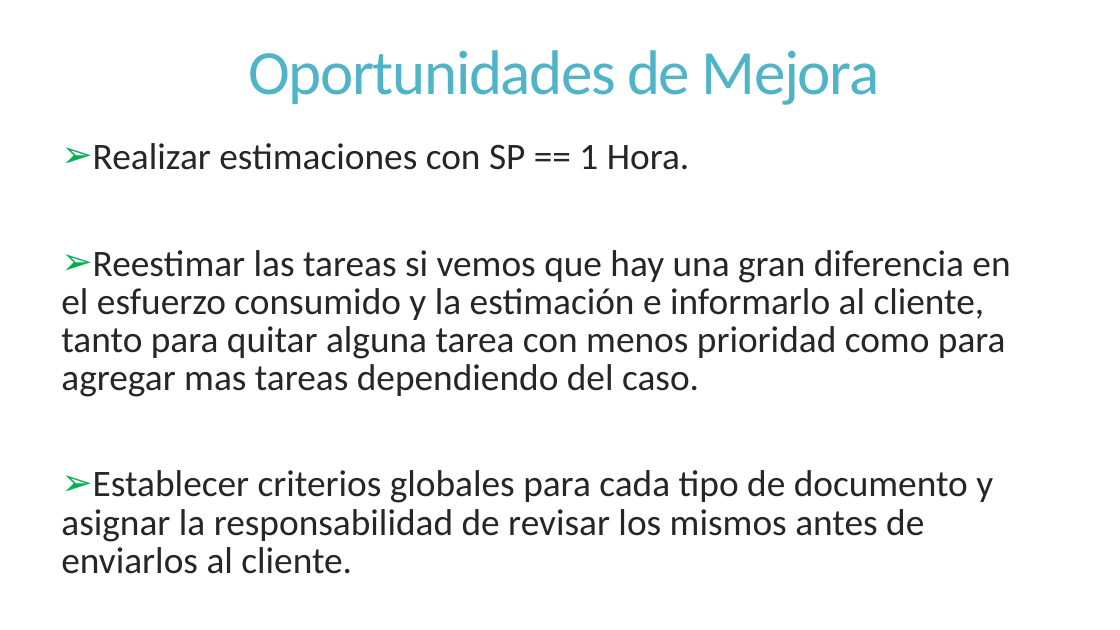
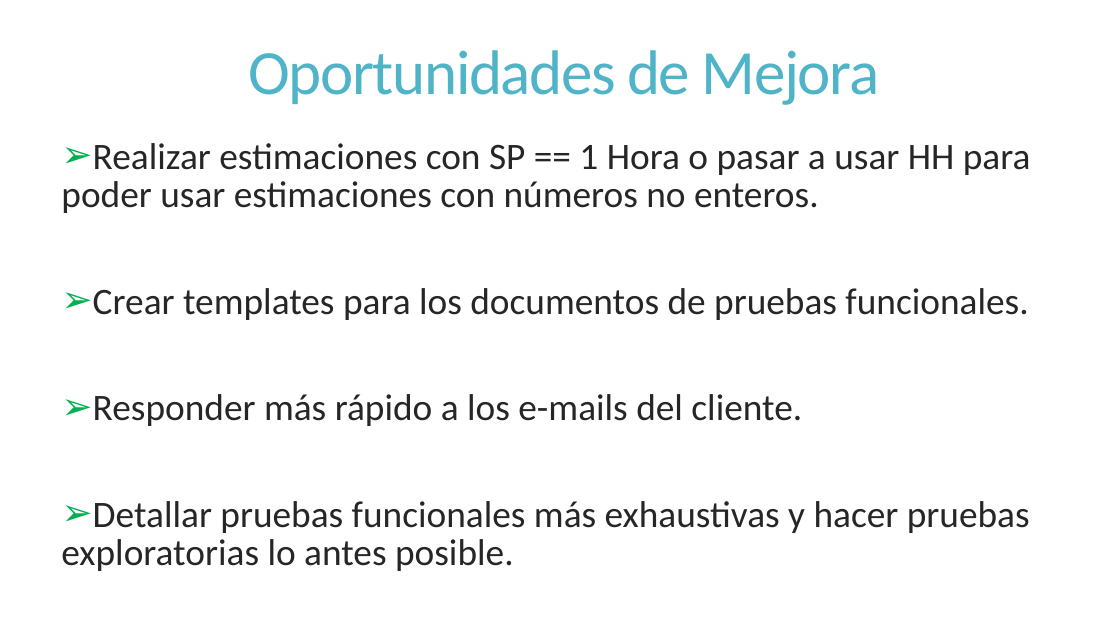
Before and after one commit to dschenkelman/a-malazan-wolvering, a slide deck: slide 20 of docs/Reuniones/Sprint 3/Reunion Formal 20131021/Reunion Formal.pptx. Drawn at 1120x630 pixels with LibreOffice and Linux fonts; fonts in the diff are those of the drawing. Boxes give left, top, right and bottom in pixels: in the first picture for what was removed or moved away, otherwise in the second. Text is boxed around its words. In the diff, an @@ line names an element or a change of style, - is before the commit and + after.

```diff
--- a/docs/Reuniones/Sprint 3/Reunion Formal 20131021/Reunion Formal.pptx
+++ b/docs/Reuniones/Sprint 3/Reunion Formal 20131021/Reunion Formal.pptx
@@ text at (61,143,1031,533): text changed @@
-➢ Realizar estimaciones con SP == 1 Hora.
-➢ Reestimar las tareas si vemos que hay una gran diferencia en el esfuerzo consumido y la estimación e informarlo al cliente, tanto para quitar alguna tarea con menos prioridad como para agregar mas tareas dependiendo del caso.
-➢ Establecer criterios globales para cada tipo de documento y asignar la responsabilidad de revisar los mismos antes de enviarlos al cliente.
+➢ Realizar estimaciones con SP == 1 Hora o pasar a usar HH para poder usar estimaciones con números no enteros.
+➢ Crear templates para los documentos de pruebas funcionales.
+➢ Responder más rápido a los e-mails del cliente.
+➢ Detallar pruebas funcionales más exhaustivas y hacer pruebas exploratorias lo antes posible.
```
Also in this commit, not shown: 2 other files.
